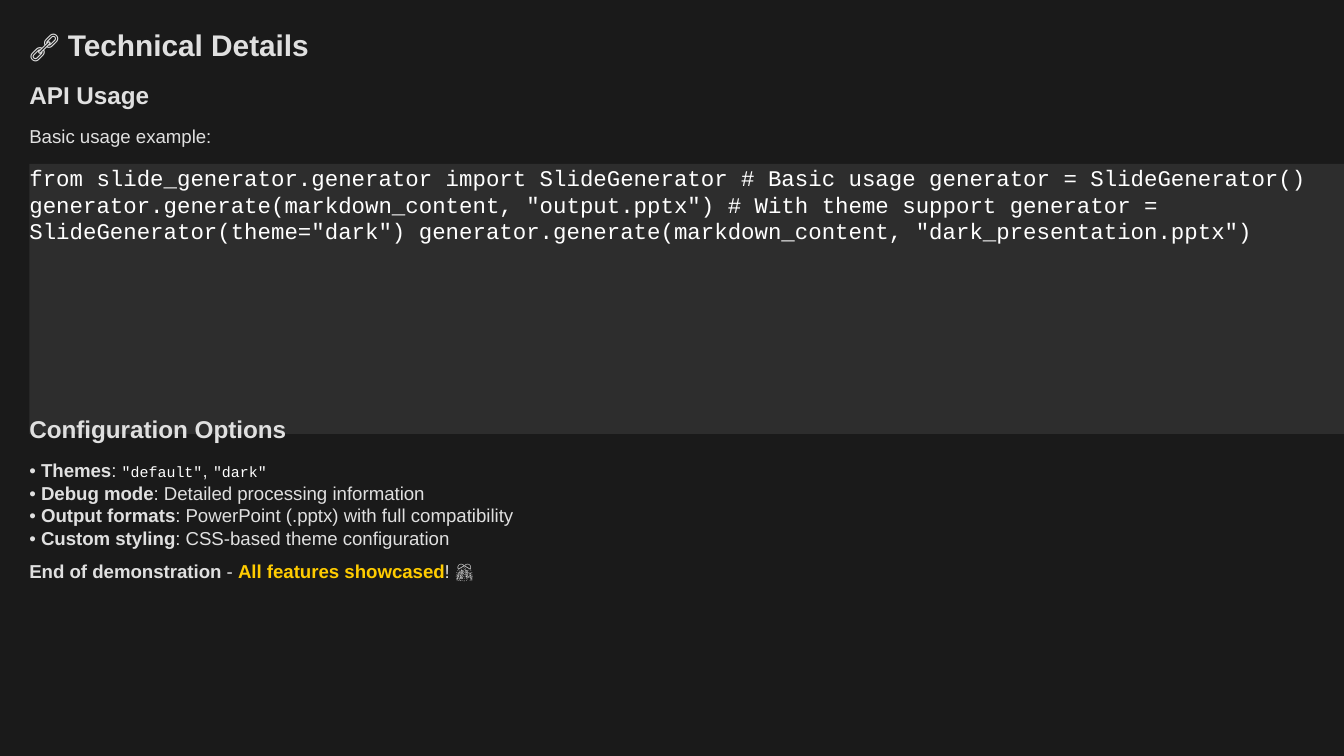
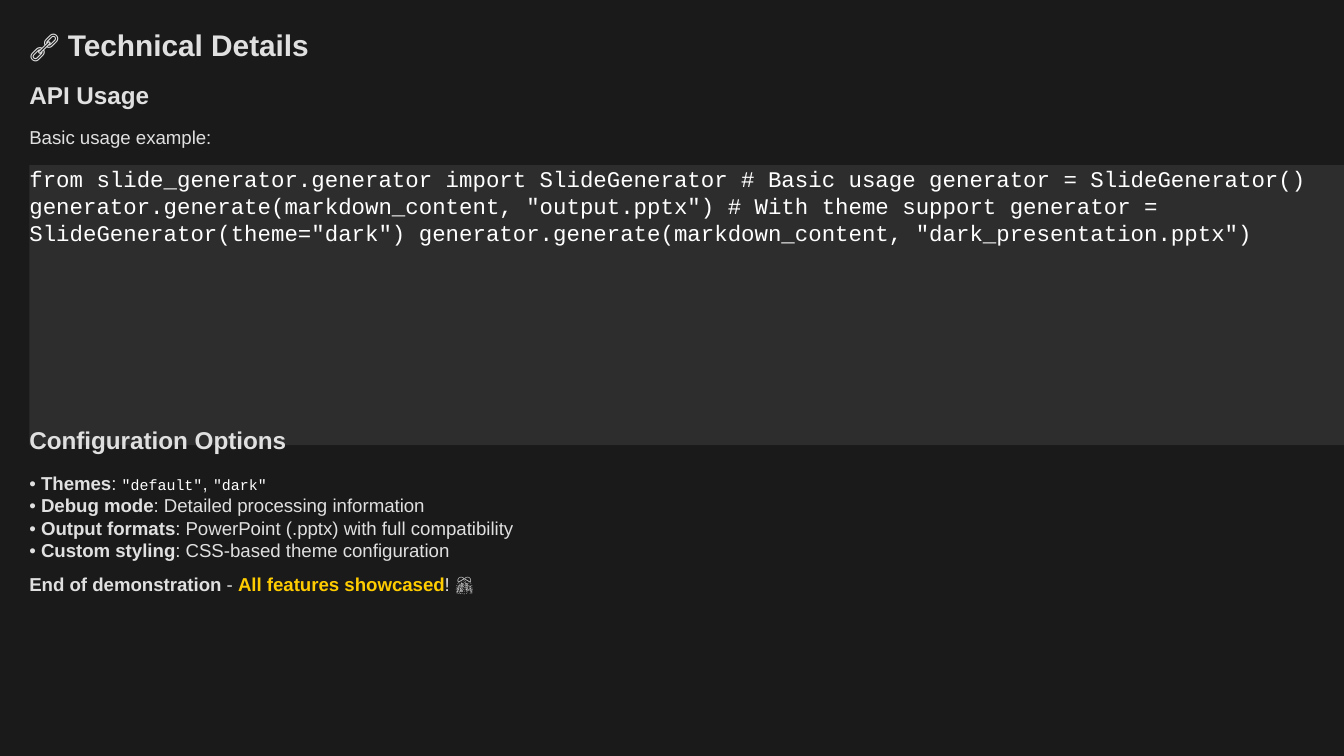
Before and after one commit to louisazhou/slidegenerator, a slide deck: slide 17 of output/comprehensive_demo_dark.pptx (slide 14 before the commit). Drawn at 1344x756 pixels with LibreOffice and Linux fonts; fonts in the diff are those of the drawing. Boxes give left, top, right and bottom in pixels: in the first picture for what was removed or moved away, otherwise in the second. Text is boxed around its words. In the diff, an @@ line names an element or a change of style, - is before the commit and + after.

```diff
--- a/output/comprehensive_demo_dark.pptx
+++ b/output/comprehensive_demo_dark.pptx
@@ rectangle "from slide_generator.generator import SlideGenerator # ...": place and size @@
-rectangle "from slide_generator.generator import SlideGenerator # ..." at (30,164,1344,434)
+rectangle "from slide_generator.generator import SlideGenerator # ..." at (30,165,1344,445)
@@ text "Configuration Options": place and size @@
-text "Configuration Options" at (29,420,286,443)
+text "Configuration Options" at (29,431,286,454)
@@ text "• Themes: "default", "dark"": place and size @@
-text "• Themes: "default", "dark"" at (41,463,513,549)
+text "• Themes: "default", "dark"" at (41,476,513,561)
@@ text "End of demonstration - All ...": place and size @@
-text "End of demonstration - All ..." at (29,564,449,578)
+text "End of demonstration - All ..." at (29,577,449,591)
```
Also in this commit, not shown: 8 other slides changed, 3 slides added, 22 other files.
